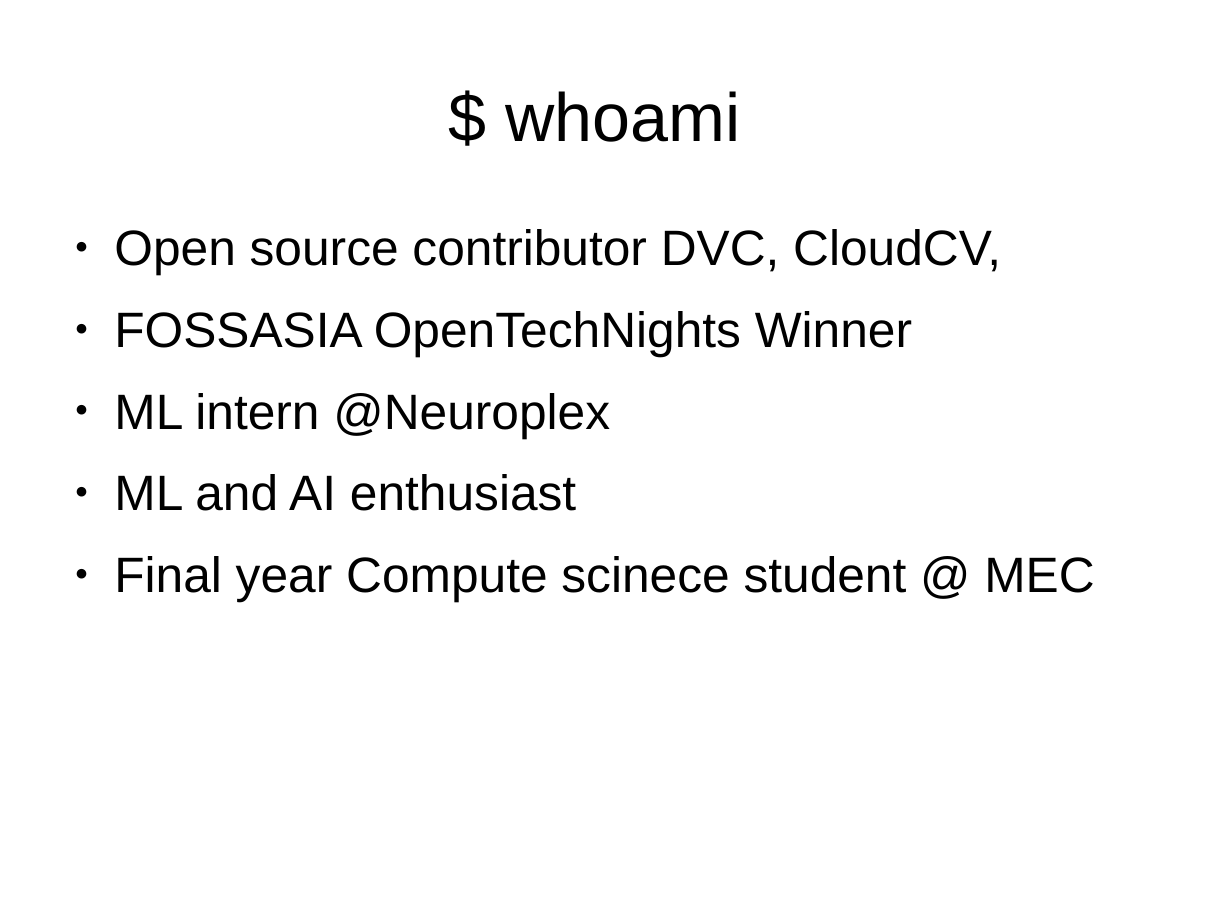
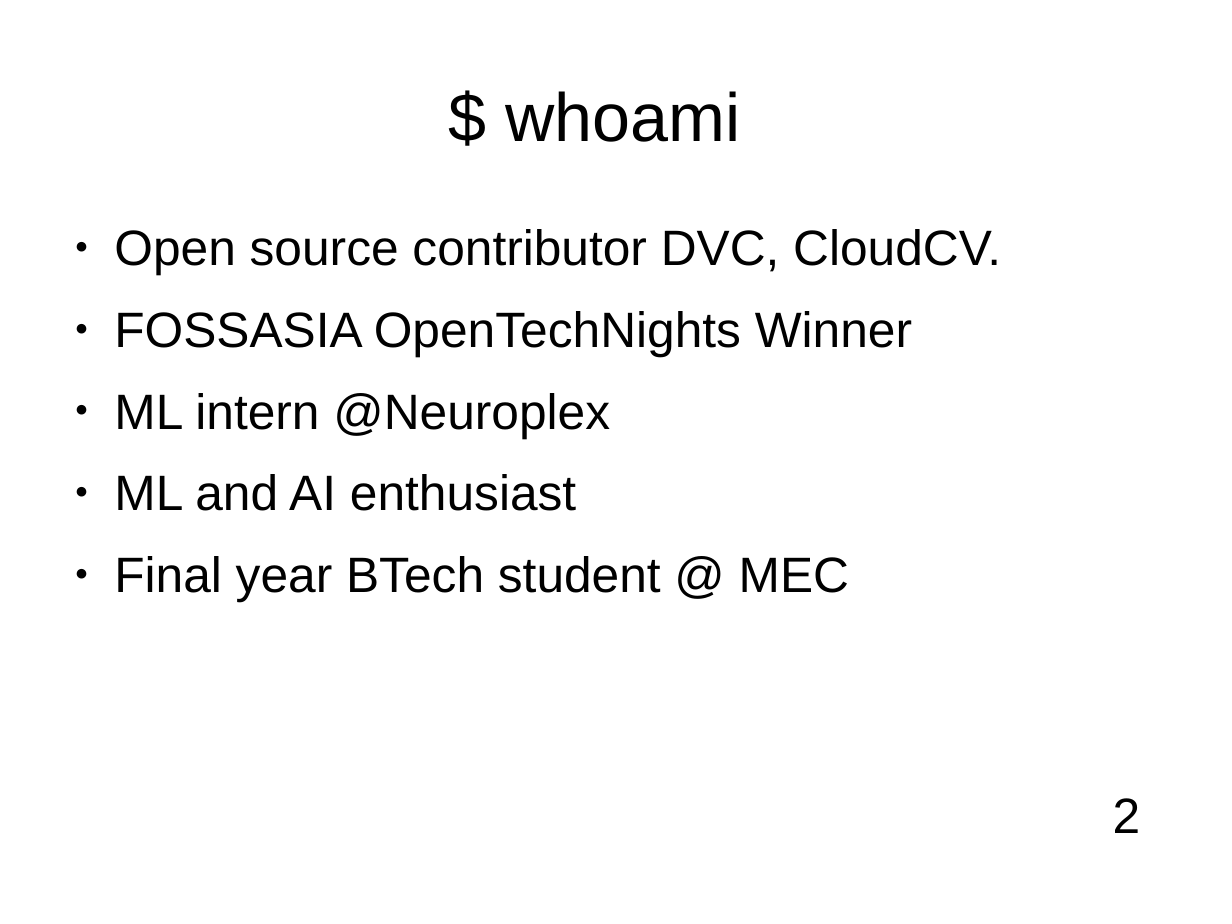
Before and after one commit to kurianbenoy/Talks, a slide deck: slide 2 of Pycon India/Talks.odp. Drawn at 1232x924 pixels with LibreOffice and Linux fonts; fonts in the diff are those of the drawing; background and template pictures are left out. Boxes give left, top, right and bottom in pixels: in the first picture for what was removed or moved away, otherwise in the second. Text is boxed around its words. In the diff, an @@ line names an element or a change of style, - is before the commit and + after.

```diff
--- a/Pycon India/Talks.odp
+++ b/Pycon India/Talks.odp
@@ text at box(114, 229, 1001, 275): text changed @@
-● Open source contributor DVC, CloudCV,
+● Open source contributor DVC, CloudCV.
@@ text at box(114, 556, 849, 601): text changed @@
-● Final year Compute scinece student @ MEC
+● Final year BTech student @ MEC
@@ text added at box(1113, 798, 1141, 833), 32 pt, text #000000 @@
+2
```
Also in this commit, not shown: 34 other slides changed, 1 slide added, 1 slide removed, 7 other files.
